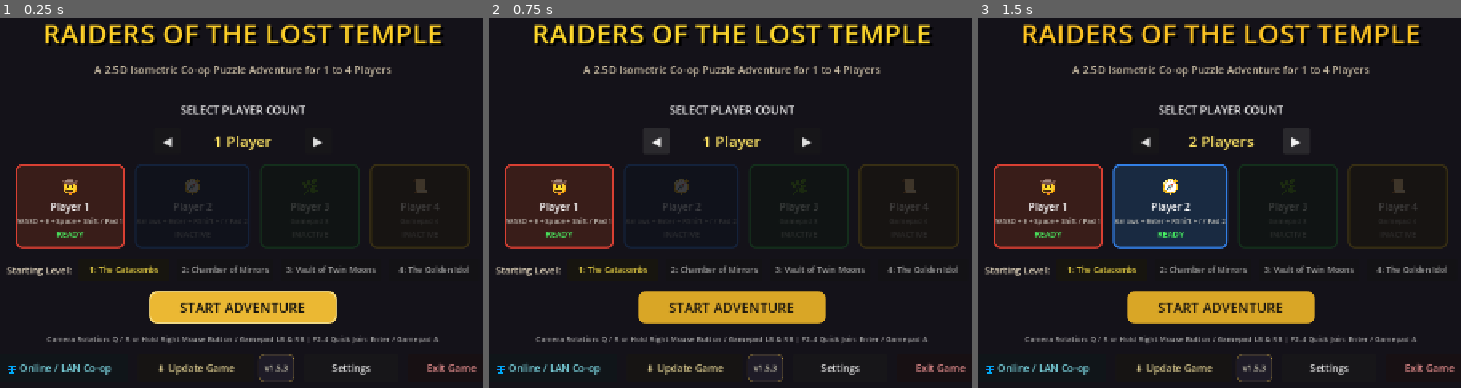
Above: before the commit, frames 1-3 (left to right).
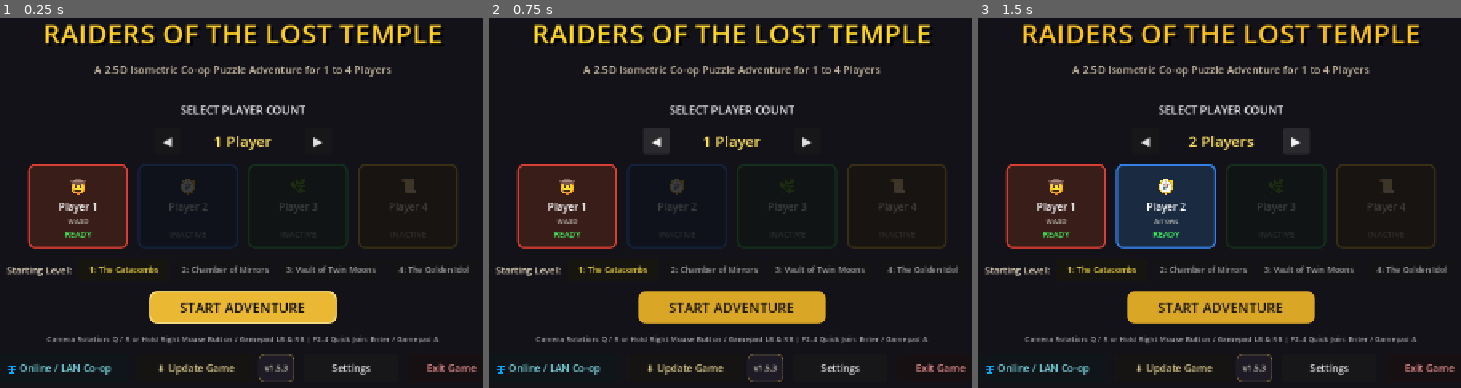
Above: after the commit, the same moments.

Repository: John123123123123/Puzzle-game
Game: Godot game, scene res://scenes/ui/main_menu.tscn
Two runs of this game, one before a commit and one after it. Both use one fixed random seed, a clock stepped at 60 frames per second and the inputs below.
Inputs:
- Up to frame 1 (0.25 s): no input
- Up to frame 2 (0.75 s): click "◀" at 0.5 s
- Up to frame 3 (1.5 s): click "▶" at 1.25 s

The runs differ from the first frame. In frame 1, 2.3% of the frame differs, in the area x 3-98%, y 39-63%; in frame 2, 2.3%; in frame 3, 3.6%.

Commit message:
Main menu: show movement-only or claimed gamepad labels on player cards

Diff:
--- a/scenes/ui/main_menu.gd
+++ b/scenes/ui/main_menu.gd
@@ -28,6 +28,7 @@
 var _btn_update: Button = null
 var _version_label: Label = null
 var _campaign_summary_label: Label = null
+var _claimed_gamepads: Dictionary[int, int] = {}
 
 func _process(delta: float) -> void:
 	_title_pulse += delta * 2.2
@@ -41,6 +42,7 @@
 func _ready() -> void:
 	Input.mouse_mode = Input.MOUSE_MODE_VISIBLE
 	player_cards = [card_1, card_2, card_3, card_4]
+	Input.joy_connection_changed.connect(_on_joy_connection_changed)
 	level_buttons = [btn_lvl1, btn_lvl2, btn_lvl3, btn_lvl4]
 	for btn in level_buttons:
 		_base_level_labels.append(btn.text)
@@ -58,7 +60,7 @@
 	set_selected_level(1)
 	_populate_level_progress()
 	if is_instance_valid(SettingsManager):
-		SettingsManager.settings_changed.connect(_populate_level_progress)
+		SettingsManager.settings_changed.connect(_on_settings_changed)
 
 	var vbox := get_node_or_null("VBoxContainer")
 	if vbox:
@@ -261,11 +263,65 @@
 				status.text = "READY"
 				status.modulate = Color(0.3, 1.0, 0.4)
 		else:
+			_claimed_gamepads.erase(i + 1)
 			card.modulate = Color(0.4, 0.4, 0.4, 0.5)
 			var status = card.get_node_or_null("VBox/StatusLabel")
 			if status:
 				status.text = "INACTIVE"
 				status.modulate = Color(0.7, 0.7, 0.7)
+		_refresh_player_input_label(i + 1)
+
+func _on_settings_changed() -> void:
+	_populate_level_progress()
+	for player in range(1, player_cards.size() + 1):
+		_refresh_player_input_label(player)
+
+func _get_keyboard_movement_label(player: int) -> String:
+	if player > 2:
+		return ""
+	var prefix := "p%d_" % player
+	var codes: Array[int] = []
+	for dir_suffix: String in ["up", "left", "down", "right"]:
+		var action: String = prefix + dir_suffix
+		var kc: int = 0
+		if InputMap.has_action(action):
+			for ev in InputMap.action_get_events(action):
+				if ev is InputEventKey:
+					kc = (ev as InputEventKey).physical_keycode
+					break
+		if kc <= 0:
+			return "WASD" if player == 1 else "Arrows"
+		codes.append(kc)
+	if codes == [KEY_W, KEY_A, KEY_S, KEY_D]:
+		return "WASD"
+	if codes == [KEY_UP, KEY_LEFT, KEY_DOWN, KEY_RIGHT]:
+		return "Arrows"
+	var names: Array[String] = []
+	var all_single := true
+	for kc in codes:
+		var key_str := OS.get_keycode_string(kc)
+		if key_str.length() != 1:
+			all_single = false
+		names.append(key_str)
+	return "".join(names) if all_single else "/".join(names)
+
+func _refresh_player_input_label(player: int) -> void:
+	var label: Label = player_cards[player - 1].get_node("VBox/ControlLabel")
+	label.text = ""
+	if player > selected_count:
+		return
+	if _claimed_gamepads.has(player):
+		label.text = "Gamepad %d" % (_claimed_gamepads[player] + 1)
+	elif player == 1 or player == 2:
+		label.text = _get_keyboard_movement_label(player)
+
+func _on_joy_connection_changed(device: int, connected: bool) -> void:
+	if connected:
+		return
+	for player in _claimed_gamepads.keys():
+		if _claimed_gamepads[player] == device:
+			_claimed_gamepads.erase(player)
+			_refresh_player_input_label(player)
 
 func set_selected_level(lvl: int) -> void:
 	selected_level = clampi(lvl, 1, level_buttons.size())
@@ -291,15 +347,39 @@
 	if is_instance_valid(GameManager):
 		GameManager.start_game(selected_count, selected_level)
 
+func _input(event: InputEvent) -> void:
+	if _settings_open or event.is_echo():
+		return
+	var is_gamepad := event is InputEventJoypadButton or event is InputEventJoypadMotion
+	if not is_gamepad and not event is InputEventKey:
+		return
+	for player in range(1, player_cards.size() + 1):
+		var prefix := "p%d_" % player
+		var joins_slot := player > selected_count and event.is_action_pressed(prefix + "interact")
+		if joins_slot:
+			# Handle a join before the focused Start button can consume Enter or A.
+			set_player_count(player)
+			get_viewport().set_input_as_handled()
+		elif player > selected_count or not (
+			event.is_action_pressed(prefix + "interact")
+			or event.is_action_pressed(prefix + "action")
+			or event.is_action_pressed(prefix + "dash")
+			or event.is_action_pressed(prefix + "ping")
+			or event.is_action_pressed(prefix + "up")
+			or event.is_action_pressed(prefix + "down")
+			or event.is_action_pressed(prefix + "left")
+			or event.is_action_pressed(prefix + "right")
+		):
+			continue
+		if is_gamepad:
+			_claimed_gamepads[player] = event.device
+		else:
+			_claimed_gamepads.erase(player)
+		_refresh_player_input_label(player)
+		return
+
 func _unhandled_input(event: InputEvent) -> void:
 	if _settings_open:
 		return
-	if event.is_action_pressed("p2_interact") and selected_count < 2:
-		set_player_count(2)
-	elif event.is_action_pressed("p3_interact") and selected_count < 3:
-		set_player_count(3)
-	elif event.is_action_pressed("p4_interact") and selected_count < 4:
-		set_player_count(4)
-
 	if event.is_action_pressed("ui_accept") and get_viewport().gui_get_focus_owner() == null:
 		_on_start_pressed()
--- a/scenes/ui/main_menu.tscn
+++ b/scenes/ui/main_menu.tscn
@@ -198,7 +198,7 @@
 layout_mode = 2
 theme_override_colors/font_color = Color(0.85, 0.84, 0.8, 0.85)
 theme_override_font_sizes/font_size = 11
-text = "WASD + E + Space + Shift / Pad 1"
+text = "WASD"
 horizontal_alignment = 1
 
 [node name="StatusLabel" type="Label" parent="VBoxContainer/CardsContainer/Card1/VBox"]
@@ -232,7 +232,6 @@
 layout_mode = 2
 theme_override_colors/font_color = Color(0.85, 0.84, 0.8, 0.85)
 theme_override_font_sizes/font_size = 11
-text = "Arrows + Enter + RShift + / / Pad 2"
 horizontal_alignment = 1
 
 [node name="StatusLabel" type="Label" parent="VBoxContainer/CardsContainer/Card2/VBox"]
@@ -266,7 +265,6 @@
 layout_mode = 2
 theme_override_colors/font_color = Color(0.8, 0.8, 0.8, 0.8)
 theme_override_font_sizes/font_size = 11
-text = "Gamepad 3"
 horizontal_alignment = 1
 
 [node name="StatusLabel" type="Label" parent="VBoxContainer/CardsContainer/Card3/VBox"]
@@ -300,7 +298,6 @@
 layout_mode = 2
 theme_override_colors/font_color = Color(0.8, 0.8, 0.8, 0.8)
 theme_override_font_sizes/font_size = 11
-text = "Gamepad 4"
 horizontal_alignment = 1
 
 [node name="StatusLabel" type="Label" parent="VBoxContainer/CardsContainer/Card4/VBox"]
